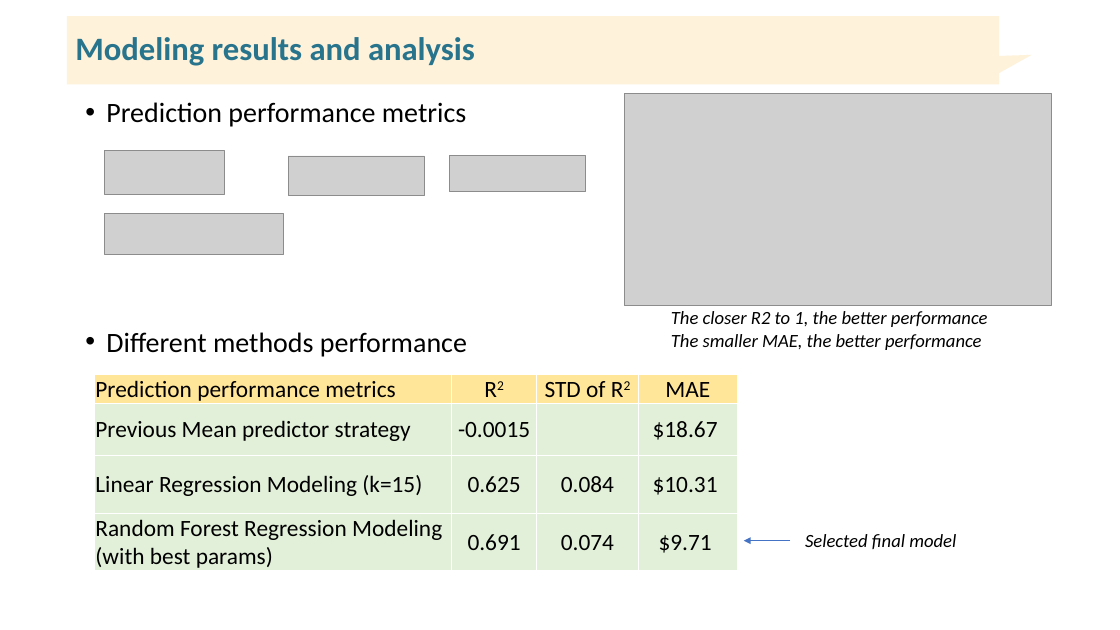
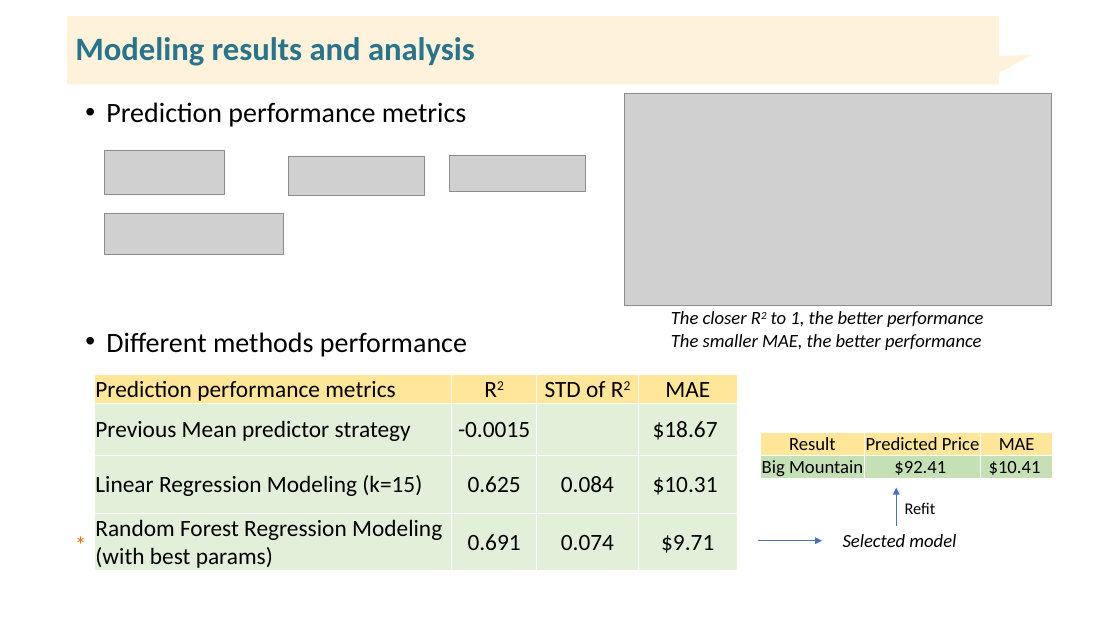
Before and after one commit to jhsshen/DataScienceGuidedCapstone, a slide deck: slide 4 of reports/Presentation for Management Team.pptx. Drawn at 1120x630 pixels with LibreOffice and Linux fonts; fonts in the diff are those of the drawing; grey boxes stand for pictures. Boxes give left, top, right and bottom in pixels: in the first picture for what was removed or moved away, otherwise in the second. Text is boxed around its words. In the diff, an @@ line names an element or a change of style, - is before the commit and + after.

```diff
--- a/reports/Presentation for Management Team.pptx
+++ b/reports/Presentation for Management Team.pptx
@@ text at [671, 311, 984, 327]: now superscript in "R2" @@
@@ table added at [760, 432, 1053, 483], 2 rows, 3 columns @@
+Result | Predicted Price | MAE
+Big Mountain | $92.41 | $10.41
@@ arrow added from (897, 526) to (897, 487), #4472C4 0.5 pt @@
@@ text added at [905, 502, 936, 514], 14 pt, text #000000 @@
+Refit
@@ text added at [66, 526, 92, 563], 20 pt, text #FF6600 @@
+*
@@ text at [843, 534, 956, 547]: text changed @@
-Selected final model
+Selected model
@@ arrow moved from (791, 541) - (744, 541) to (758, 541) - (823, 541) @@
```
Also in this commit, not shown: 3 other slides changed.
